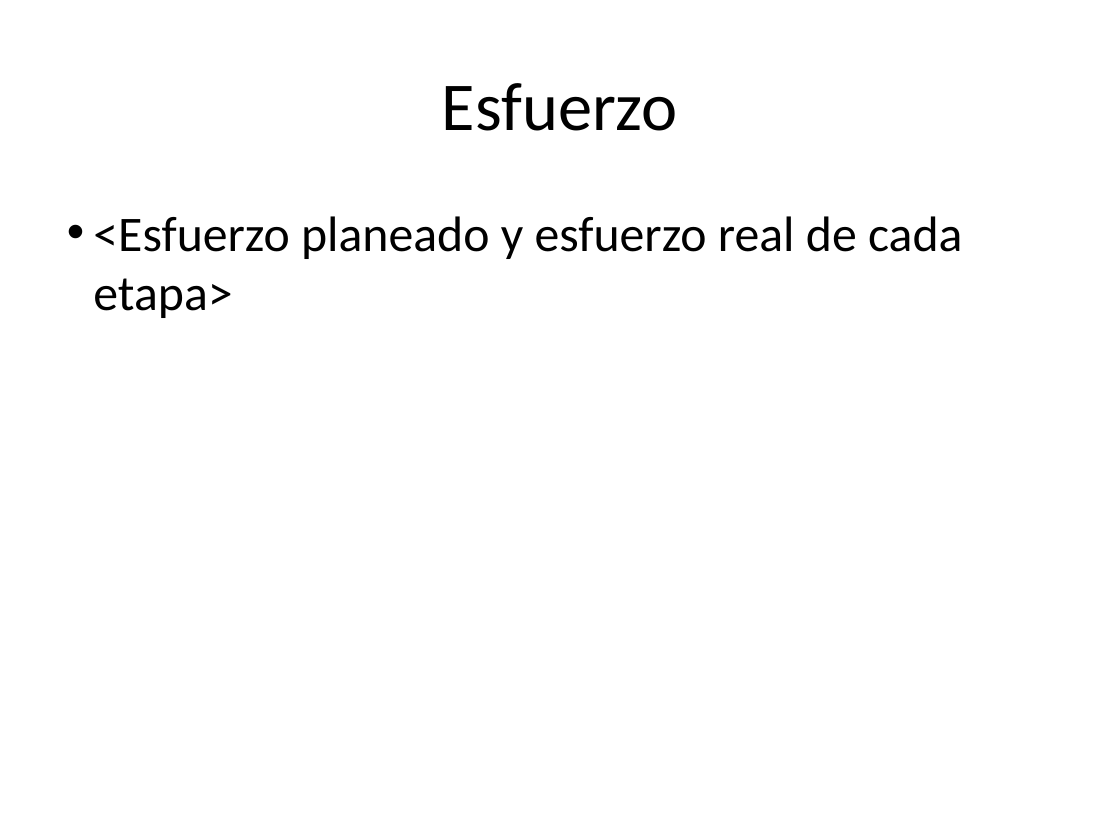
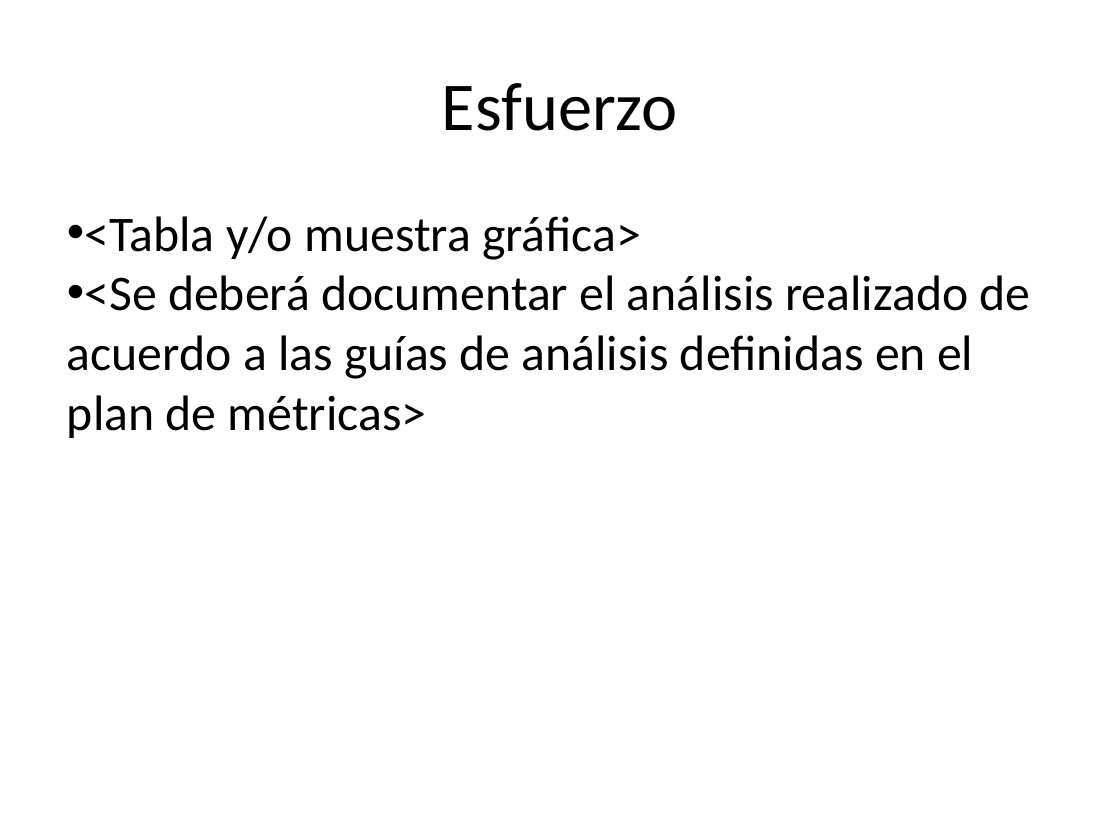
Before and after one commit to jovannyzepeda/escuela1, a slide deck: slide 5 of qualtcom/Organizacional/Medicion y Monitoreo/Reporte Monitoreo-AAMMDD.pptx (slide 7 before the commit). Drawn at 1120x840 pixels with LibreOffice and Linux fonts; fonts in the diff are those of the drawing; background and template pictures are left out. Boxes give left, top, right and bottom in pixels: in the first picture for what was removed or moved away, otherwise in the second. Text is boxed around its words. In the diff, an @@ line names an element or a change of style, - is before the commit and + after.

```diff
--- a/qualtcom/Organizacional/Medicion y Monitoreo/Reporte Monitoreo-AAMMDD.pptx
+++ b/qualtcom/Organizacional/Medicion y Monitoreo/Reporte Monitoreo-AAMMDD.pptx
@@ text at bbox=[67, 216, 1031, 438]: text changed @@
-• <Esfuerzo planeado y esfuerzo real de cada etapa>
+• <Tabla y/o muestra gráfica>
+• <Se deberá documentar el análisis realizado de acuerdo a las guías de análisis definidas en el plan de métricas>
```
Also in this commit, not shown: 7 other slides changed, 1 slide added, 2 slides removed, 23 other files.
